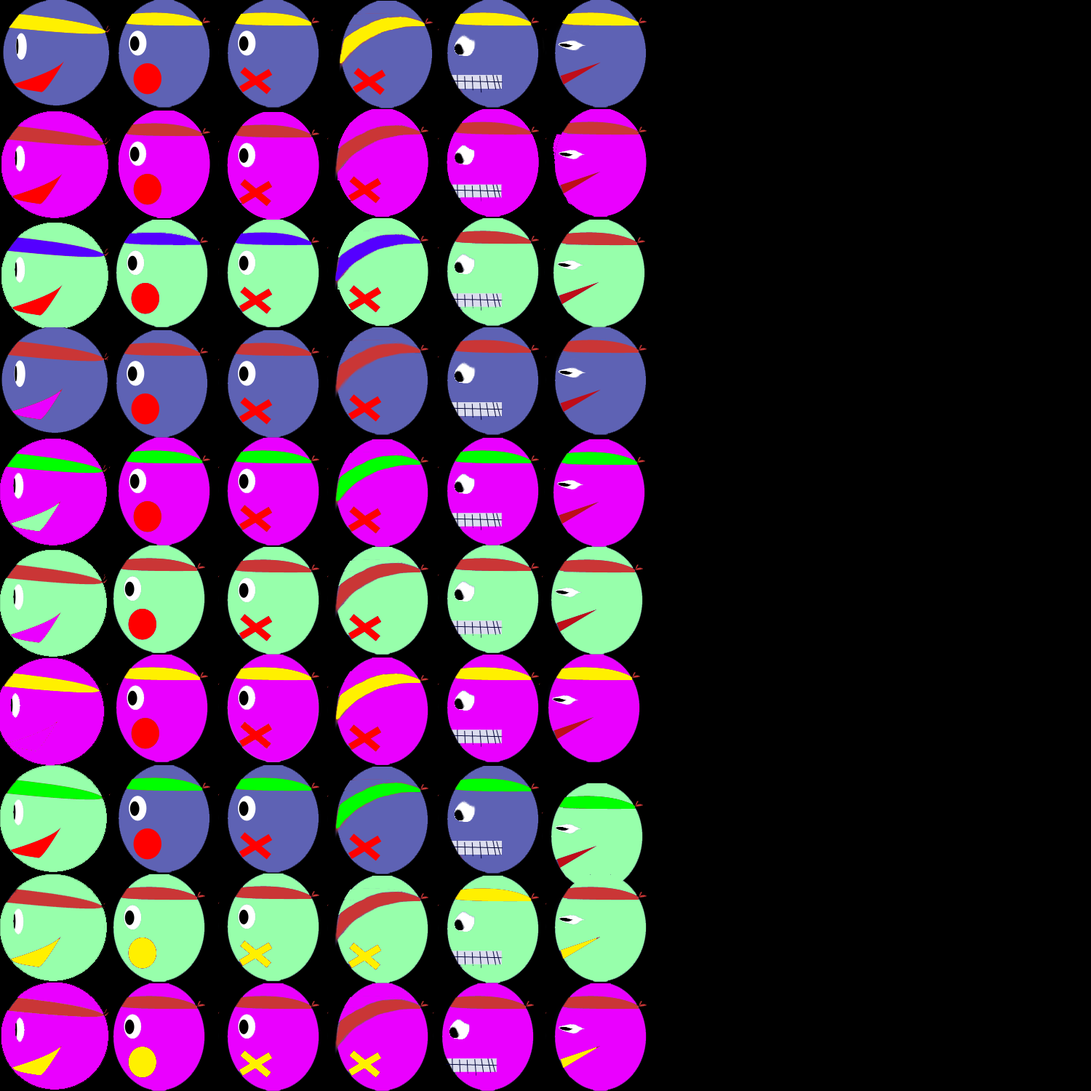
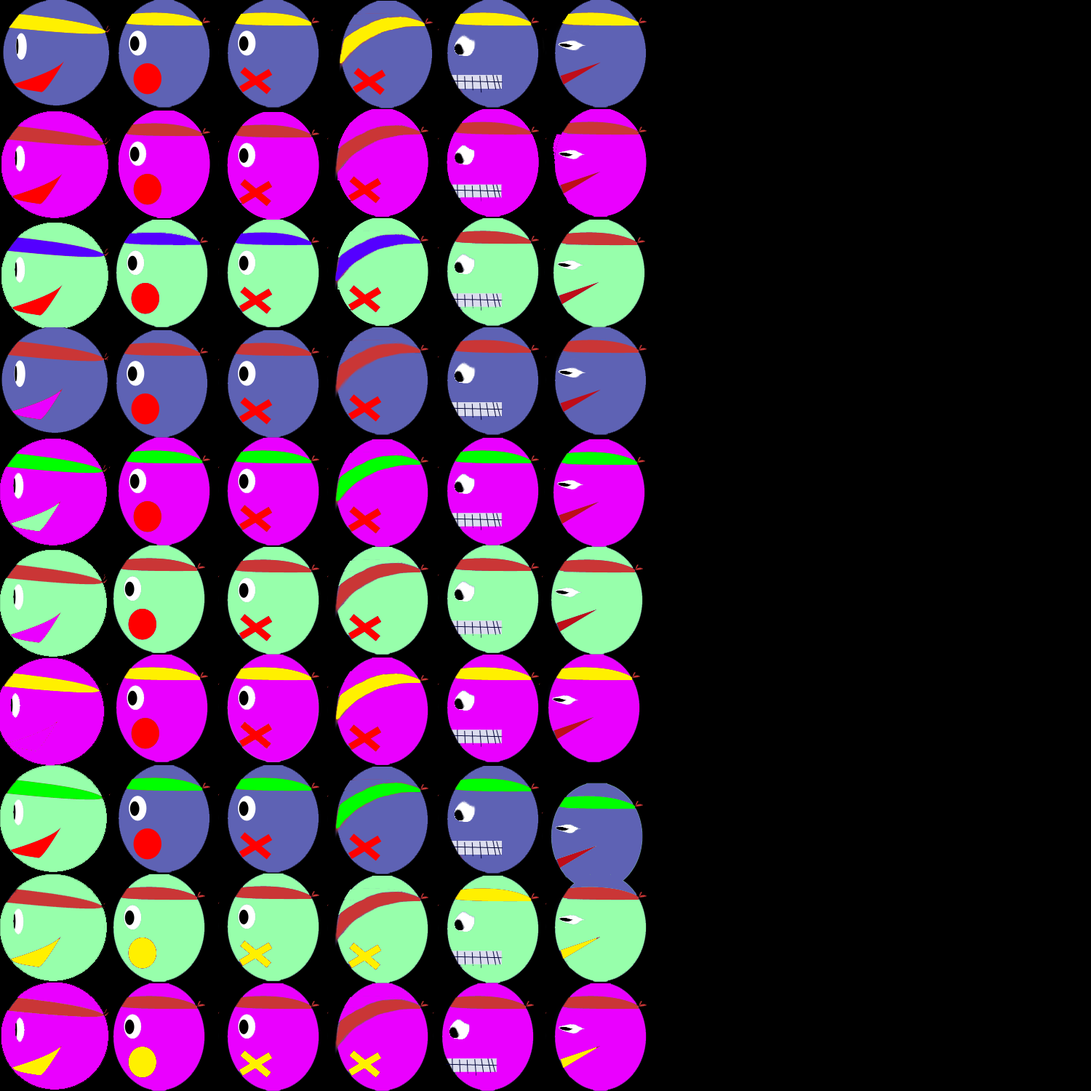
Layers edited between the first and the second 1091x1091 image:
painted on "col6" over [550, 783, 644, 896]
